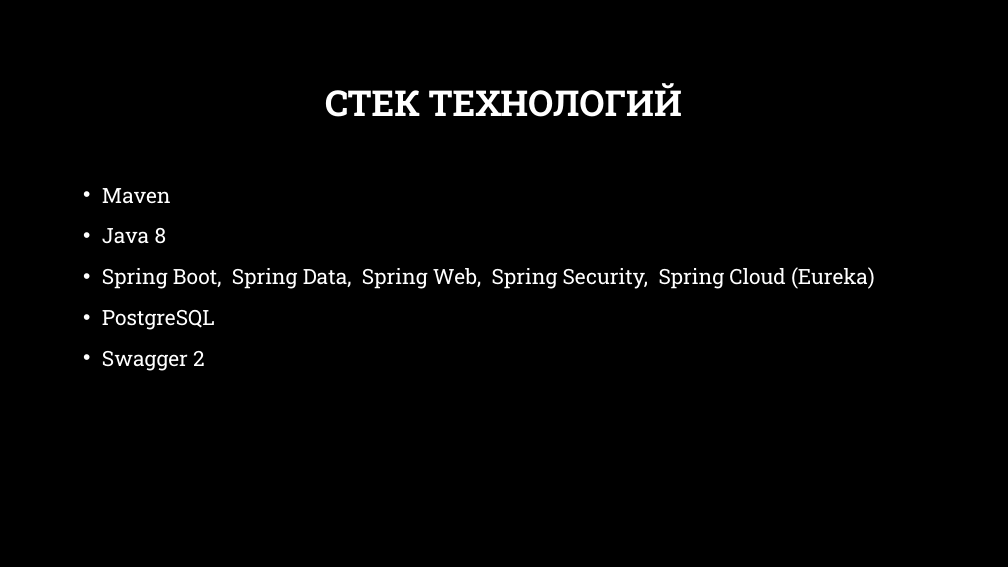
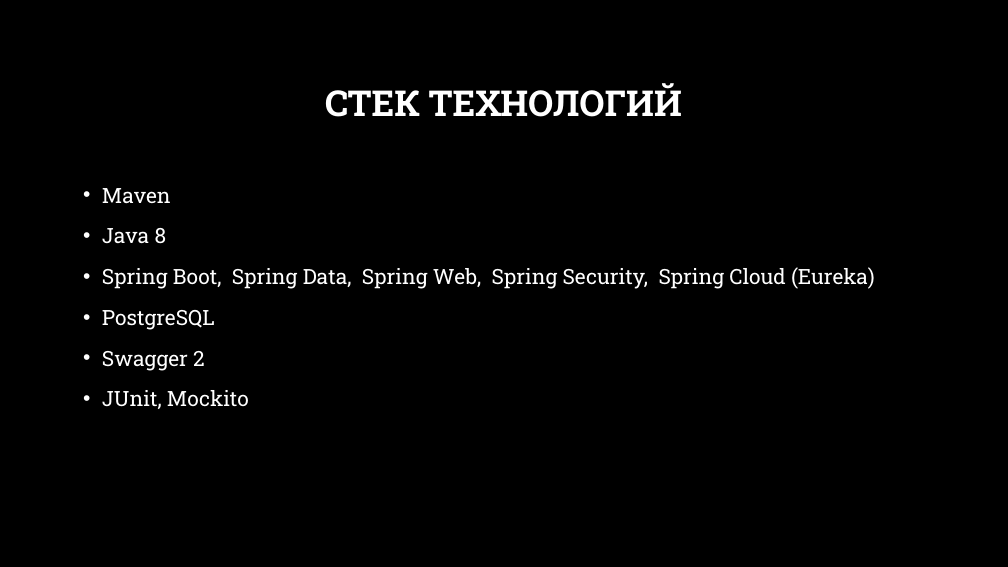
Before and after one commit to KirillKomarov550503/bank-main, a slide deck: slide 4 of docs/Internet_banking.pptx. Drawn at 1008x567 pixels with LibreOffice and Linux fonts; fonts in the diff are those of the drawing; background and template pictures are left out. Boxes give left, top, right and bottom in pixels: in the first picture for what was removed or moved away, otherwise in the second. Text is boxed around its words. In the diff, an @@ line names an element or a change of style, - is before the commit and + after.

```diff
--- a/docs/Internet_banking.pptx
+++ b/docs/Internet_banking.pptx
@@ text at bbox=[102, 390, 249, 409]: paragraph added @@
+• JUnit, Mockito
```
Also in this commit, not shown: 1 other slide changed, 1 other file.
